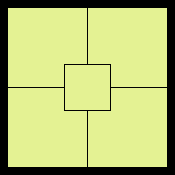
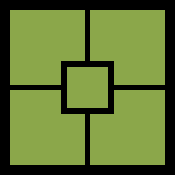
Layered file, before and after one edit (175x175). Changes by layer:
painted on "Layer 9" over [8, 8, 167, 167]
painted on "Layer 6" over [8, 8, 167, 167]
